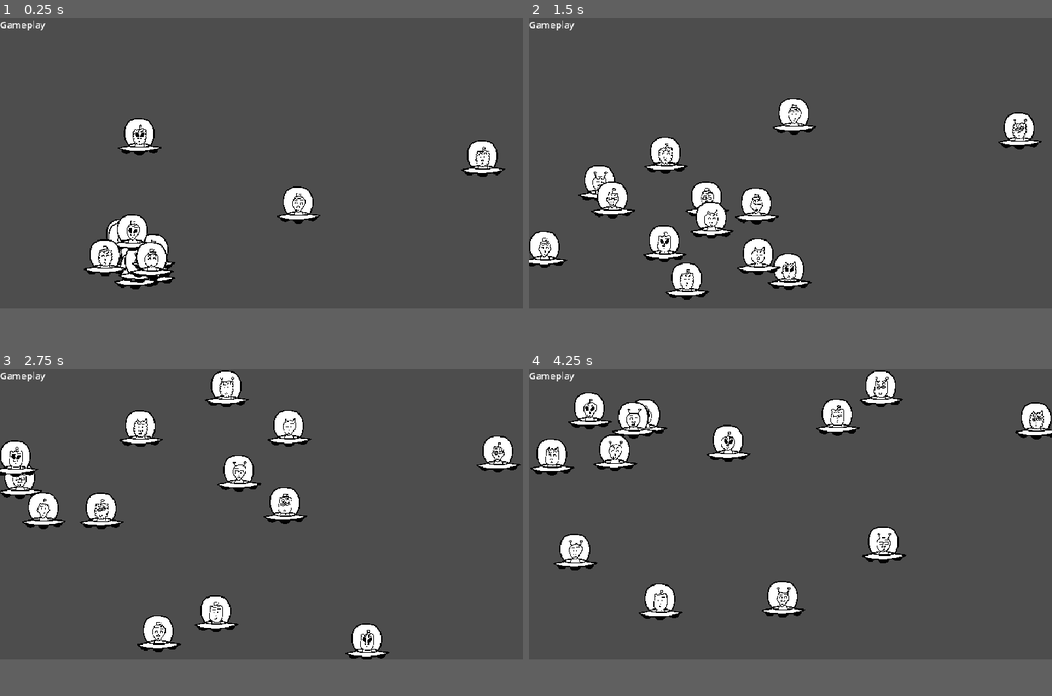
Above: before the commit, frames 1-4 (two rows, left to right).
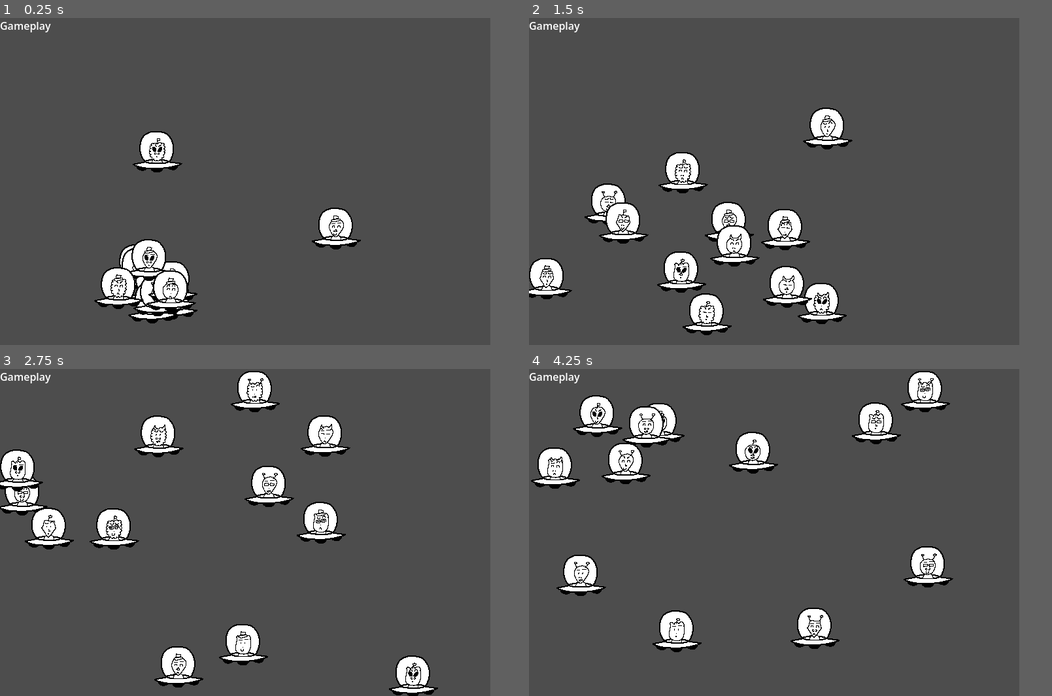
Above: after the commit, the same moments.

Repository: Pablo01bm/jaen-jam
Game: Godot game, scene res://scenes/gameplay/Gameplay.tscn
The game is run twice, just before and just after one commit, with the same random seed, the same clock (stepped at 60 frames per second) and the same inputs. This scene is started directly instead of the project's main scene.
Inputs:
- Up to frame 1 (0.25 s): no input
- Up to frame 2 (1.5 s): tap R (rumble) at 0.6, 1.35 s
- Up to frame 3 (2.75 s): tap R (rumble) at 2.1 s
- Up to frame 4 (4.25 s): tap R (rumble) at 2.85, 3.6 s
In our replay, the window is 800x444 before the commit and 750x500 after it. These sizes can differ from the game's own. Grey fills any space a smaller window leaves; there, only what the larger window draws over its background counts as a difference.

The runs differ from the first frame. In frame 1, 6.8% of the frame differs, in the area x 0-97%, y 0-94%; in frame 2, 13%; in frame 3, 13%, in the area x 0-100%, y 0-100%; in frame 4, 13%.

Commit message:
change resolution

Diff:
--- a/project.godot
+++ b/project.godot
@@ -23,7 +23,7 @@
 
 [display]
 
-window/size/viewport_width=900
+window/size/viewport_width=750
 window/size/viewport_height=500
 window/stretch/mode="canvas_items"
 
--- a/scenes/TestingBouncing/TestingBouncing.tscn
+++ b/scenes/TestingBouncing/TestingBouncing.tscn
@@ -32,7 +32,7 @@
 shape = SubResource("RectangleShape2D_rceta")
 
 [node name="RightWall" type="StaticBody2D" parent="." unique_id=1302062110]
-position = Vector2(902, 0)
+position = Vector2(752, 0)
 
 [node name="RightColl" type="CollisionShape2D" parent="RightWall" unique_id=1074127657]
 position = Vector2(17.375, 314)
